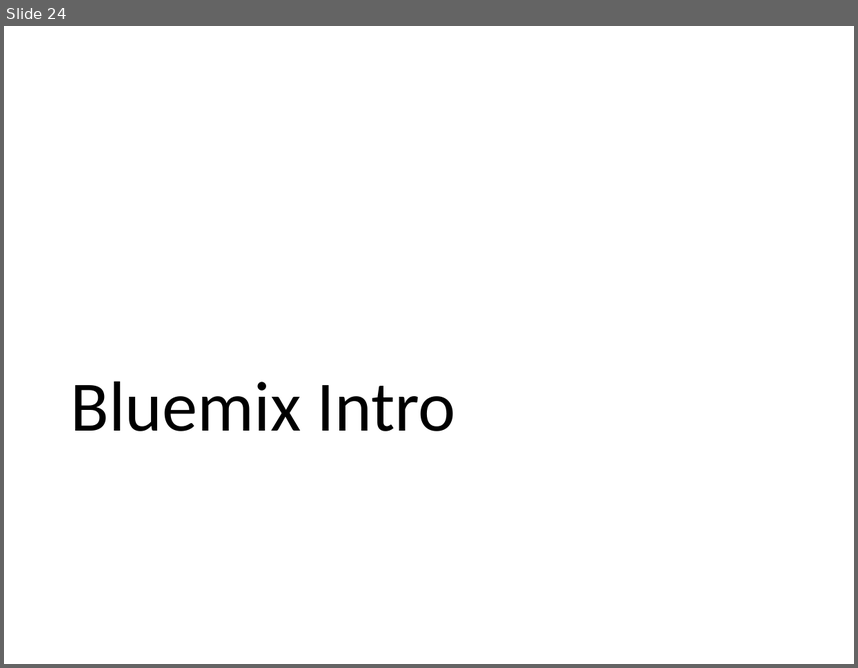
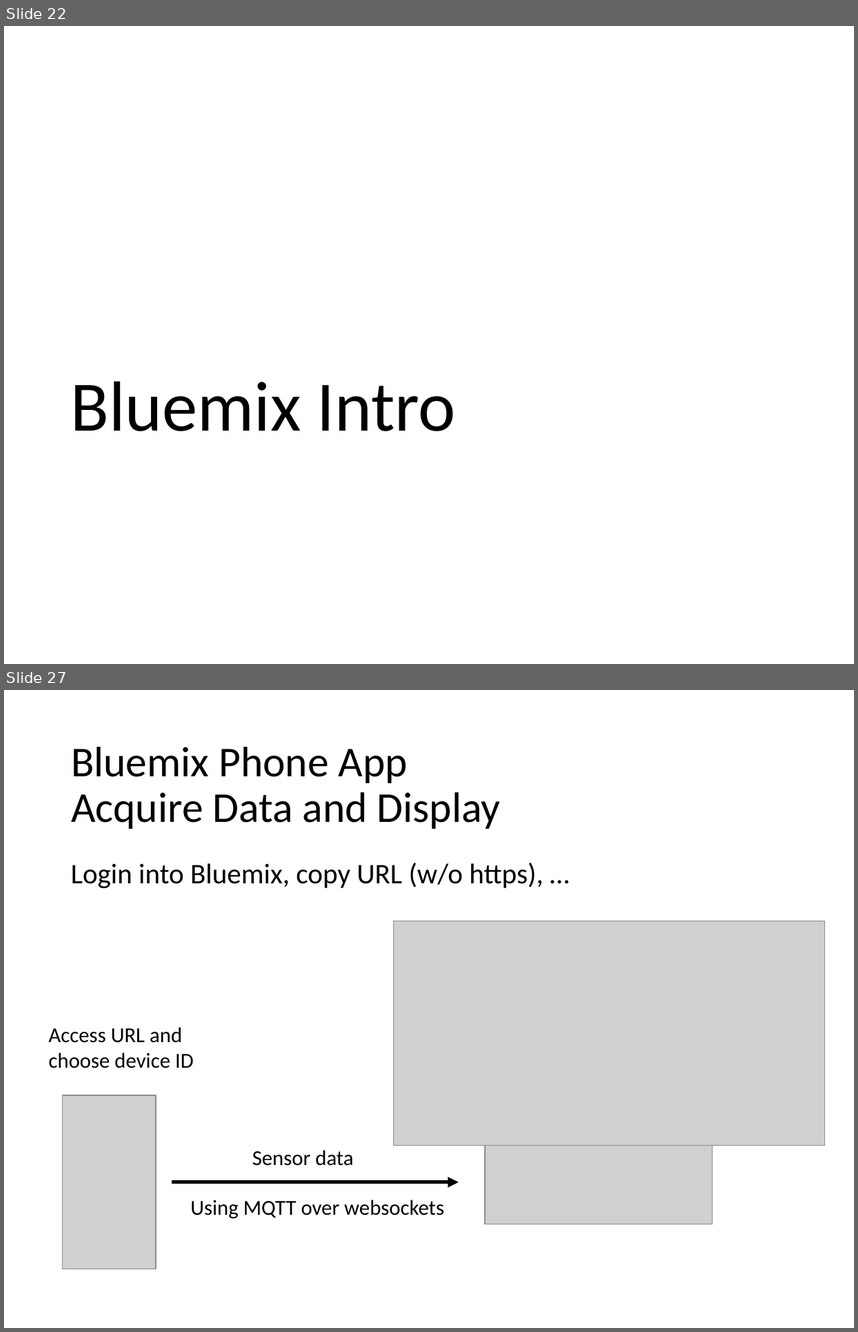
Before and after one commit to cdeck3r/IoTBluemixTutorial, a slide deck: Slides/IoTBluemixTutorial.pptx. Shown one above the other, each under a label of ours: slide 24 before the commit, slides 22 and 27 after it; the slides between them are not shown. The pictures are 858x668 and 858x1332 pixels, drawn with LibreOffice and Linux fonts; fonts in the diff are those of the drawing; grey boxes stand for pictures. Boxes give left, top, right and bottom in pixels: in the first picture for what was removed or moved away, otherwise in the second. Text is boxed around its words. In the diff, an @@ line names an element or a change of style, - is before the commit and + after.

```diff
--- a/Slides/IoTBluemixTutorial.pptx
+++ b/Slides/IoTBluemixTutorial.pptx
@@ slide 27 added at <box>4,690,854,1328</box>, background #FFFFFF @@
@@ title added at <box>71,747,501,829</box>, 36 pt, text #000000 @@
+Bluemix Phone App
+Acquire Data and Display
@@ text added at <box>71,862,543,888</box>, 24 pt, text #000000 @@
+Login into Bluemix, copy URL (w/o https), …
@@ picture added at <box>393,920,825,1145</box> @@
@@ text added at <box>49,1027,194,1068</box>, 18 pt, text #000000 @@
+Access URL and
+choose device ID
@@ picture added at <box>63,1094,156,1268</box> @@
@@ picture added at <box>485,1140,712,1224</box> @@
@@ text added at <box>252,1150,353,1165</box>, 18 pt, text #000000 @@
+Sensor data
@@ arrow added from (172, 1182) to (459, 1182), #000000 3 pt @@
@@ text added at <box>190,1199,444,1219</box>, 18 pt, text #000000 @@
+Using MQTT over websockets
@@ what was slide 24 is now slide 22 @@
```
Also in this commit, not shown: 1 slide changed, 8 other slides added, 3 slides removed.
